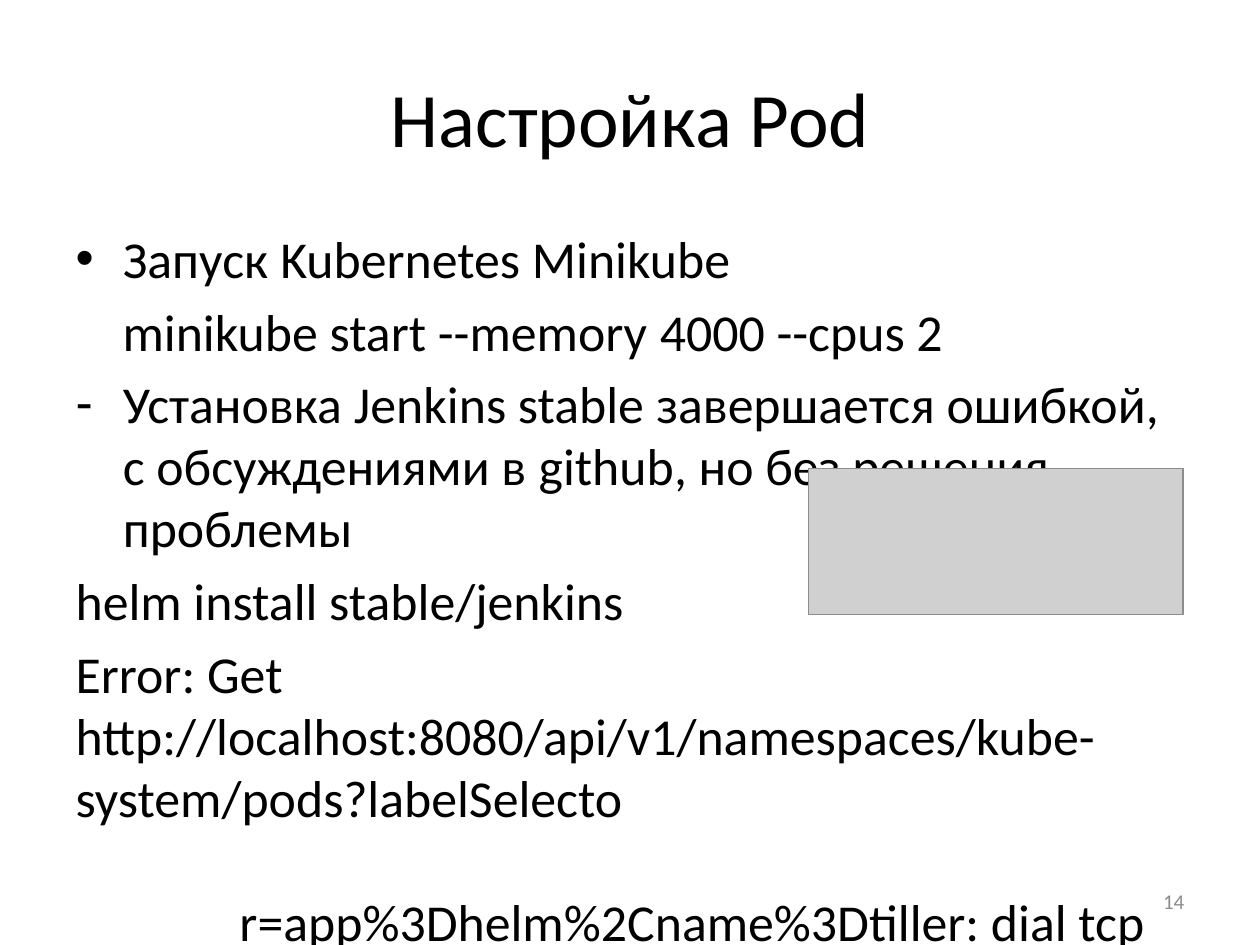
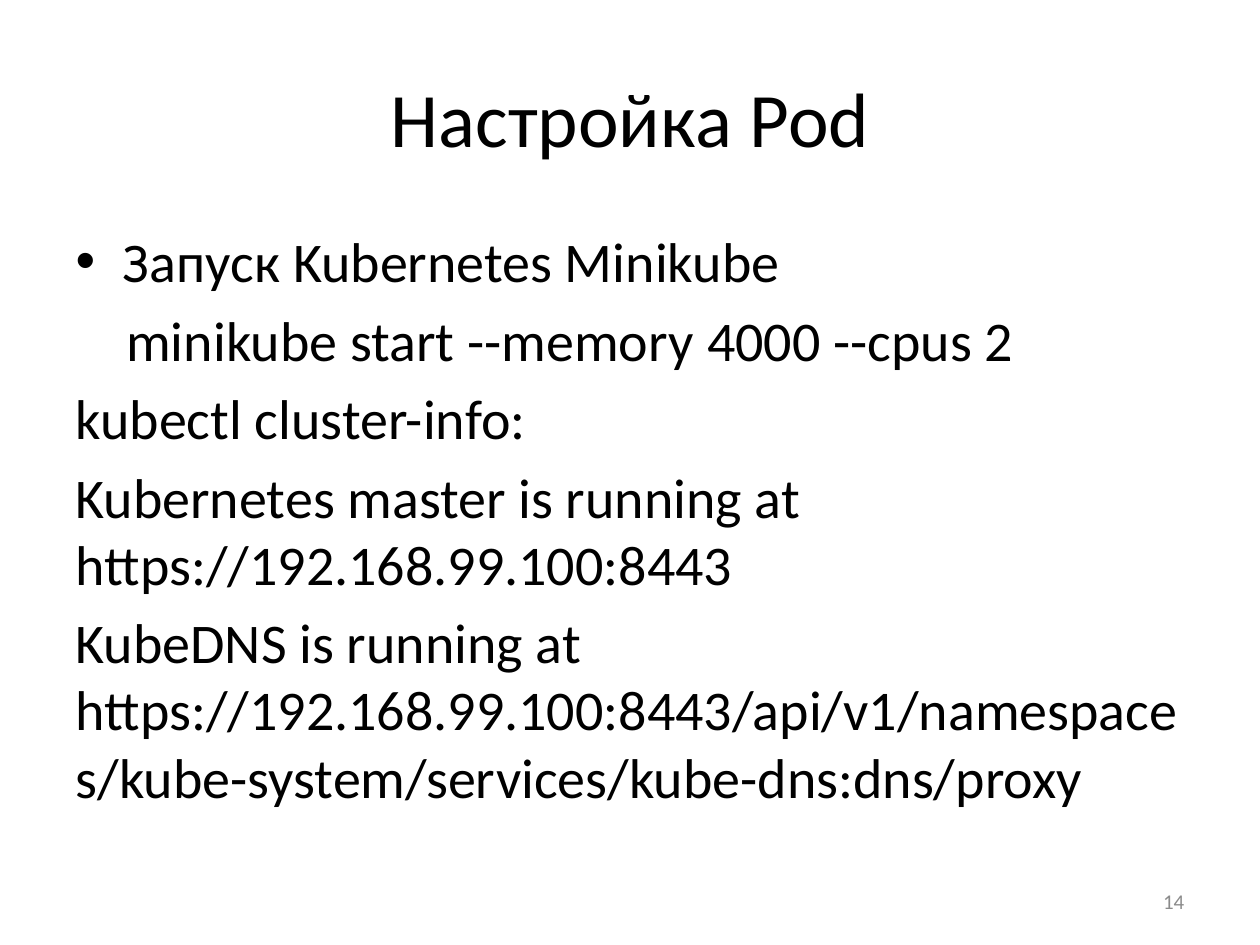
Before and after one commit to ddudnyk/cv, a slide deck: slide 14 of Dudnyk_Epam.pptx. Drawn at 1260x945 pixels with LibreOffice and Linux fonts; fonts in the diff are those of the drawing; grey boxes stand for pictures. Boxes give left, top, right and bottom in pixels: in the first picture for what was removed or moved away, otherwise in the second. Text is boxed around its words. In the diff, an @@ line names an element or a change of style, - is before the commit and + after.

```diff
--- a/Dudnyk_Epam.pptx
+++ b/Dudnyk_Epam.pptx
@@ text at (123, 243, 1013, 370): size 29.6 to 32 pt in "Запуск Kubernetes Minikube", "minikube start --memory 4000 --cpus 2" @@
@@ text at (76, 400, 1178, 807): text changed; size 29.6 to 32 pt @@
-– Установка Jenkins stable завершается ошибкой, с обсуждениями в github, но без решения проблемы
-helm install stable/jenkins
-Error: Get http://localhost:8080/api/v1/namespaces/kube-system/pods?labelSelecto r=app%3Dhelm%2Cname%3Dtiller: dial tcp [::1]:8080: connect: connection refused
+kubectl cluster-info:
+Kubernetes master is running at https://192.168.99.100:8443
+KubeDNS is running at https://192.168.99.100:8443/api/v1/namespaces/kube-system/services/kube-dns:dns/proxy
@@ picture removed at (809, 469, 1183, 615) @@
```
Also in this commit, not shown: 2 slides added.
